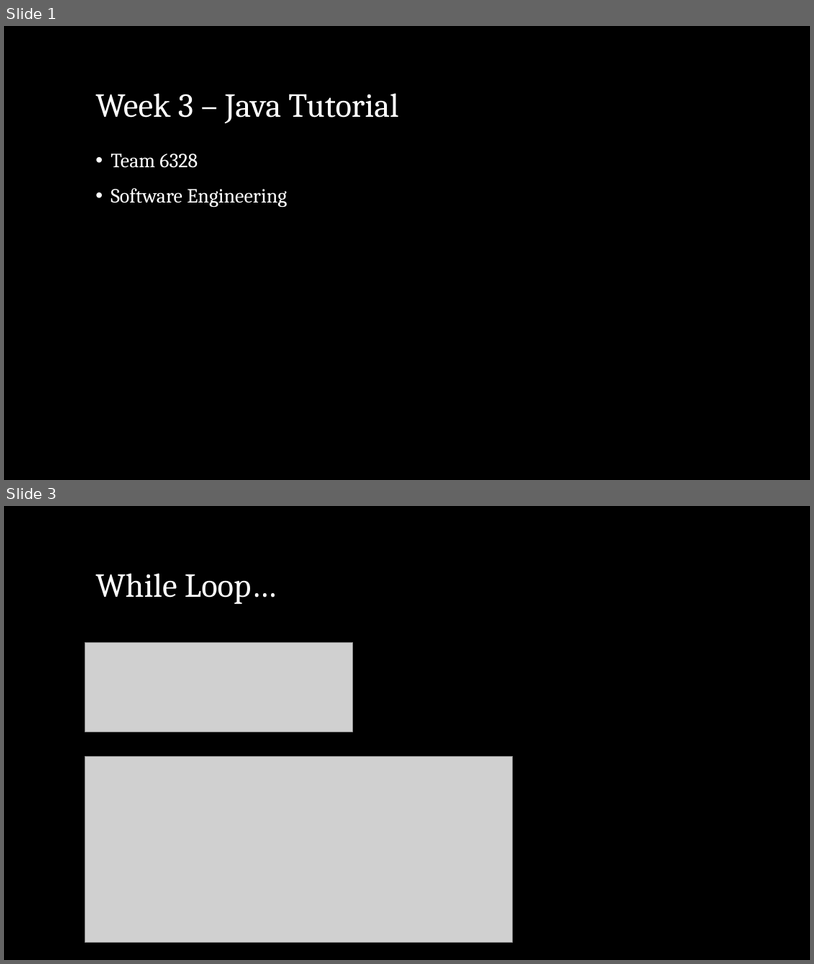
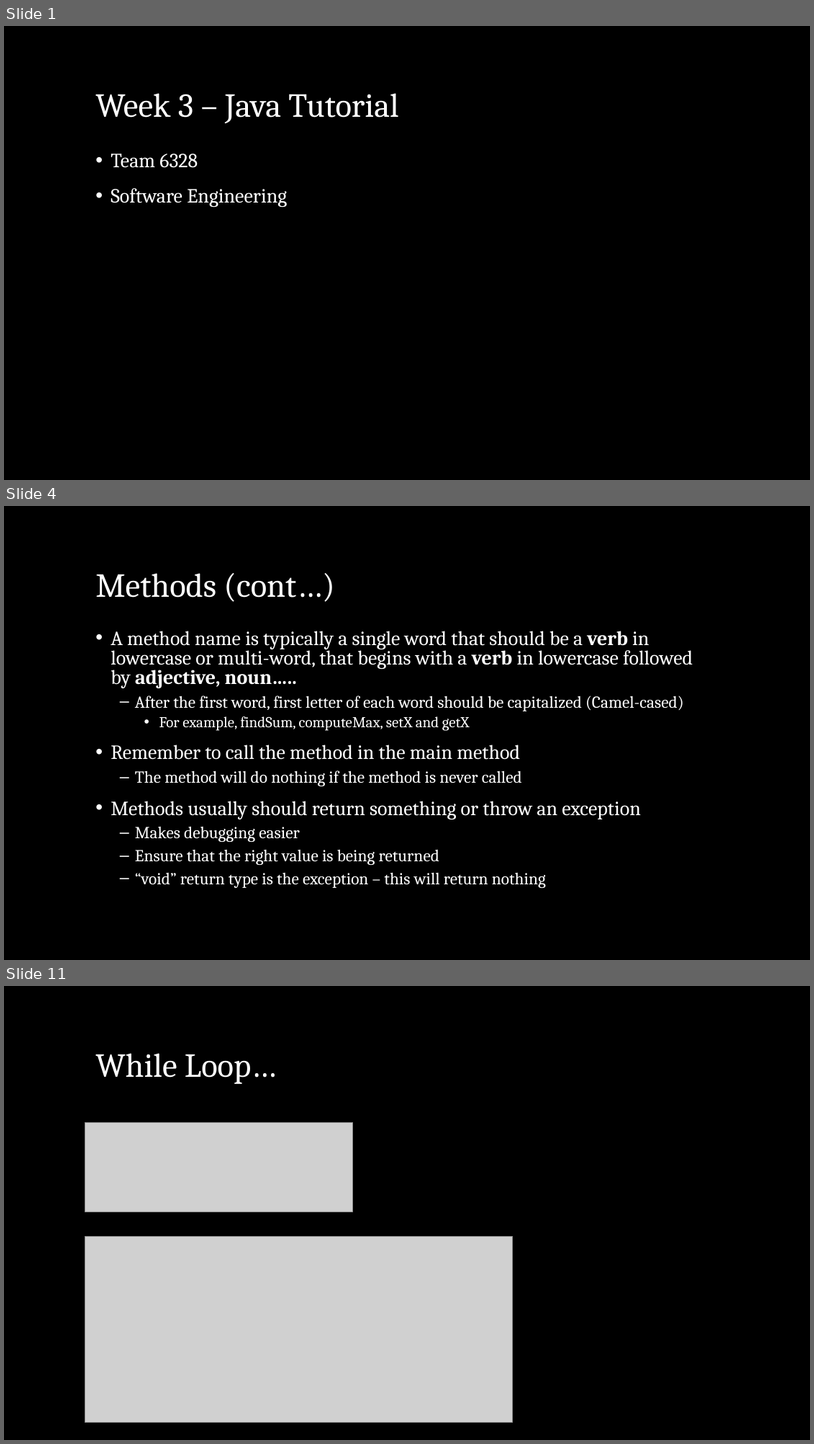
Before and after one commit to Mechanical-Advantage/Training2018, a slide deck: doc/java/slides/week3.pptx. Shown one above the other, each under a label of ours: slides 1 and 3 before the commit, slides 1, 4 and 11 after it; the slides between them are not shown. The pictures are 814x964 and 814x1444 pixels, drawn with LibreOffice and Linux fonts; fonts in the diff are those of the drawing; grey boxes stand for pictures; background and template pictures are left out. Boxes give left, top, right and bottom in pixels: in the first picture for what was removed or moved away, otherwise in the second. Text is boxed around its words. In the diff, an @@ line names an element or a change of style, - is before the commit and + after.

Commit message:
Adding Slides and examples for Week 3

```diff
--- a/doc/java/slides/week3.pptx
+++ b/doc/java/slides/week3.pptx
@@ slide 4 added at (4,506,810,960), background picture (left out) @@
@@ title added at (95,573,334,602), 40 pt, text #FFFFFF @@
+Methods (cont…)
@@ text added at (111,631,693,888), 20 pt, text #FFFFFF @@
+• A method name is typically a single word that should be a verb in lowercase or multi-word, that begins with a verb in lowercase followed by adjective, noun…..
+  – After the first word, first letter of each word should be capitalized (Camel-cased)
+    • For example, findSum, computeMax, setX and getX
+• Remember to call the method in the main method
+  – The method will do nothing if the method is never called
+• Methods usually should return something or throw an exception
+  – Makes debugging easier
+  – Ensure that the right value is being returned
+  – “void” return type is the exception – this will return nothing
@@ what was slide 3 is now slide 11 @@
```
Also in this commit, not shown: 1 slide changed, 7 other slides added, 2 other files.
